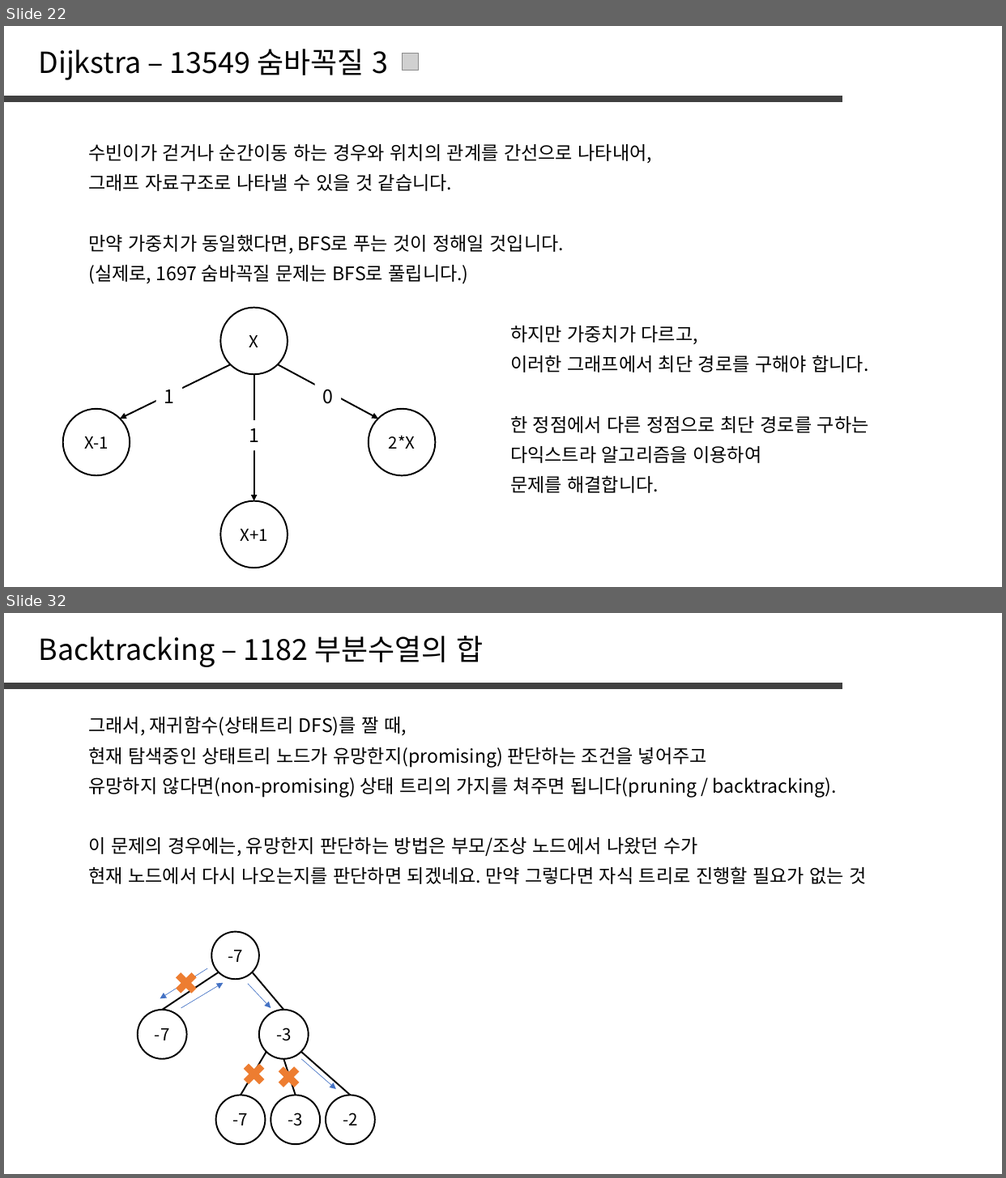
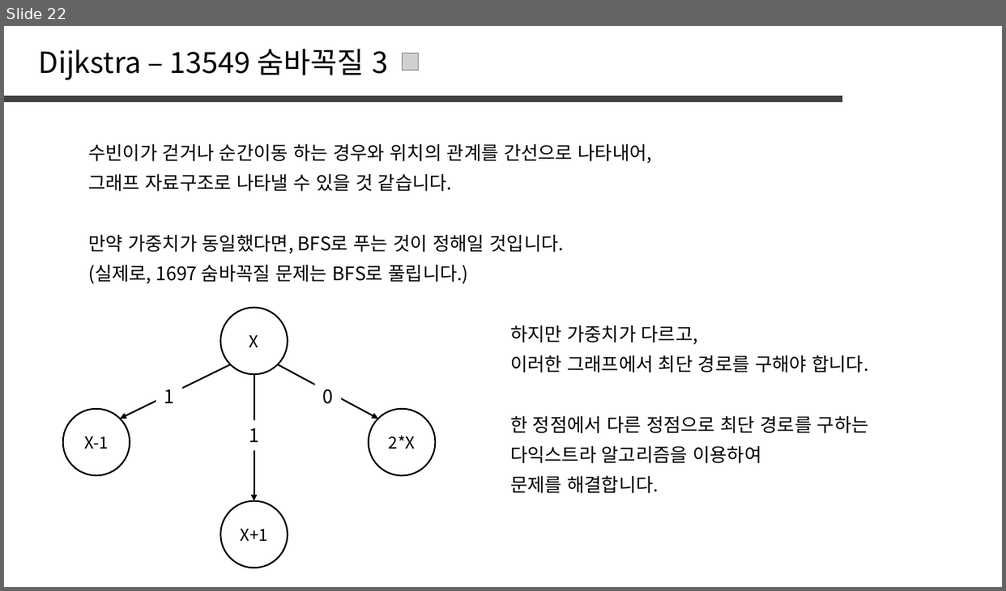
Before and after one commit to jaehoo1/PS-study, a slide deck: study/12_Dijkstra.pptx. Shown one above the other, each under a label of ours: slides 22 and 32 before the commit, slide 22 after it; the slides between them are not shown. The pictures are 1006x1178 and 1006x591 pixels, drawn with LibreOffice and Linux fonts; fonts in the diff are those of the drawing; grey boxes stand for pictures. Boxes give left, top, right and bottom in pixels: in the first picture for what was removed or moved away, otherwise in the second. Text is boxed around its words. In the diff, an @@ line names an element or a change of style, - is before the commit and + after.

```diff
--- a/study/12_Dijkstra.pptx
+++ b/study/12_Dijkstra.pptx
@@ slide 32 removed at box(4, 613, 1002, 1174), background #FFFFFF @@
@@ text removed at box(39, 636, 483, 667) @@
-Backtracking – 1182 부분수열의 합
@@ line removed from (4, 686) to (842, 686) @@
@@ text removed at box(88, 716, 407, 736) @@
-그래서, 재귀함수(상태트리 DFS)를 짤 때,
@@ text removed at box(88, 747, 707, 767) @@
-현재 탐색중인 상태트리 노드가 유망한지(promising) 판단하는 조건을 넣어주고
@@ text removed at box(88, 777, 837, 798) @@
-유망하지 않다면(non-promising) 상태 트리의 가지를 쳐주면 됩니다(pruning / backtracking).
@@ text removed at box(88, 837, 698, 856) @@
-이 문제의 경우에는, 유망한지 판단하는 방법은 부모/조상 노드에서 나왔던 수가
@@ text removed at box(88, 867, 867, 884) @@
-현재 노드에서 다시 나오는지를 판단하면 되겠네요. 만약 그렇다면 자식 트리로 진행할 필요가 없는 것
@@ ellipse removed at box(211, 932, 258, 979) @@
--7
@@ arrow removed from (207, 969) to (160, 999) @@
@@ line removed from (162, 1010) to (219, 973) @@
@@ cross removed at box(171, 968, 201, 998) @@
@@ line removed from (284, 1010) to (253, 973) @@
@@ arrow removed from (181, 1008) to (224, 983) @@
@@ arrow removed from (248, 983) to (270, 1008) @@
@@ ellipse removed at box(138, 1010, 187, 1059) @@
--7
@@ ellipse removed at box(259, 1010, 309, 1059) @@
--3
@@ cross removed at box(239, 1059, 269, 1089) @@
@@ line removed from (241, 1095) to (266, 1052) @@
@@ cross removed at box(274, 1063, 304, 1093) @@
@@ line removed from (296, 1095) to (284, 1059) @@
@@ line removed from (351, 1095) to (301, 1052) @@
@@ arrow removed from (302, 1059) to (336, 1089) @@
@@ ellipse removed at box(216, 1095, 266, 1144) @@
--7
@@ ellipse removed at box(270, 1095, 320, 1144) @@
--3
@@ ellipse removed at box(326, 1095, 375, 1144) @@
--2
```
Also in this commit, not shown: 1 slide changed, 5 slides added, 17 other slides removed.
